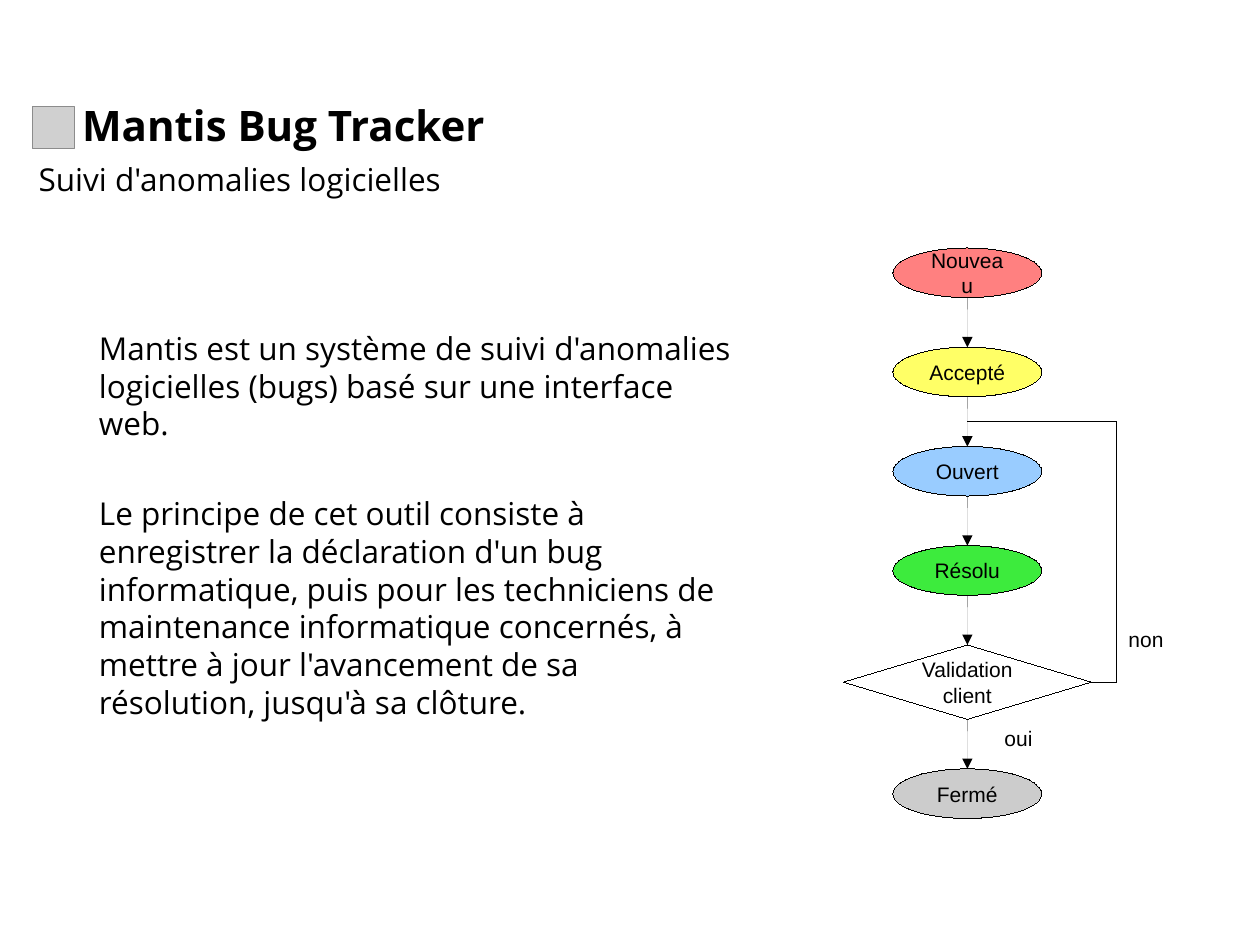
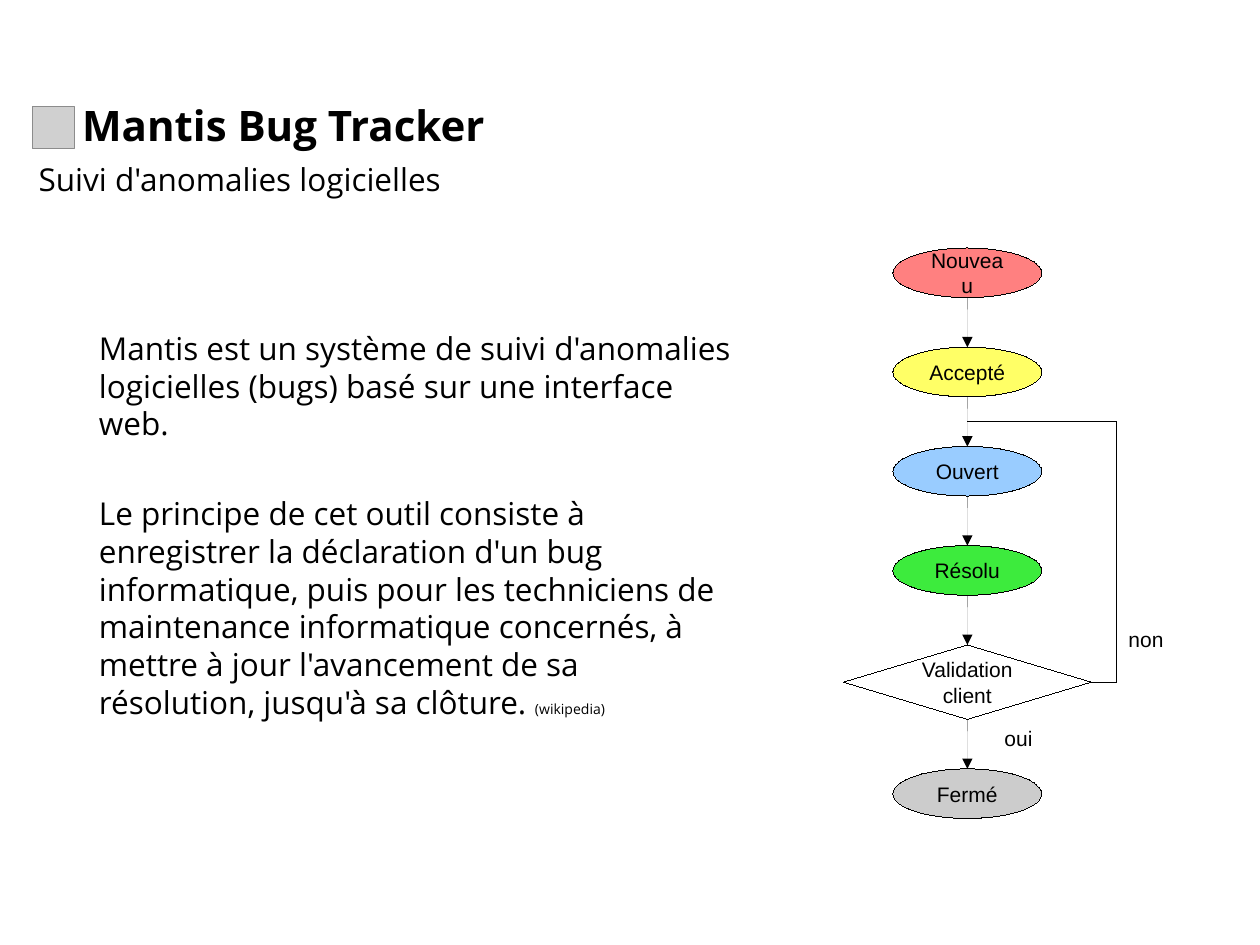
Before and after one commit to lbayle/codev, a slide deck: slide 2 of doc/Presentation/CodevTT_5a7_20120315.odp. Drawn at 1260x945 pixels with LibreOffice and Linux fonts; fonts in the diff are those of the drawing; grey boxes stand for pictures; background and template pictures are left out. Boxes give left, top, right and bottom in pixels: in the first picture for what was removed or moved away, otherwise in the second. Text is boxed around its words. In the diff, an @@ line names an element or a change of style, - is before the commit and + after.

Commit message:
DOC maj Presentation 5@7

```diff
--- a/doc/Presentation/CodevTT_5a7_20120315.odp
+++ b/doc/Presentation/CodevTT_5a7_20120315.odp
@@ text at <box>99,501,714,722</box>: text changed @@
-Le principe de cet outil consiste à enregistrer la déclaration d'un bug informatique, puis pour les techniciens de maintenance informatique concernés, à mettre à jour l'avancement de sa résolution, jusqu'à sa clôture.
+Le principe de cet outil consiste à enregistrer la déclaration d'un bug informatique, puis pour les techniciens de maintenance informatique concernés, à mettre à jour l'avancement de sa résolution, jusqu'à sa clôture. (wikipedia)
```
Also in this commit, not shown: 1 other slide changed, 1 slide added, 1 other file.
